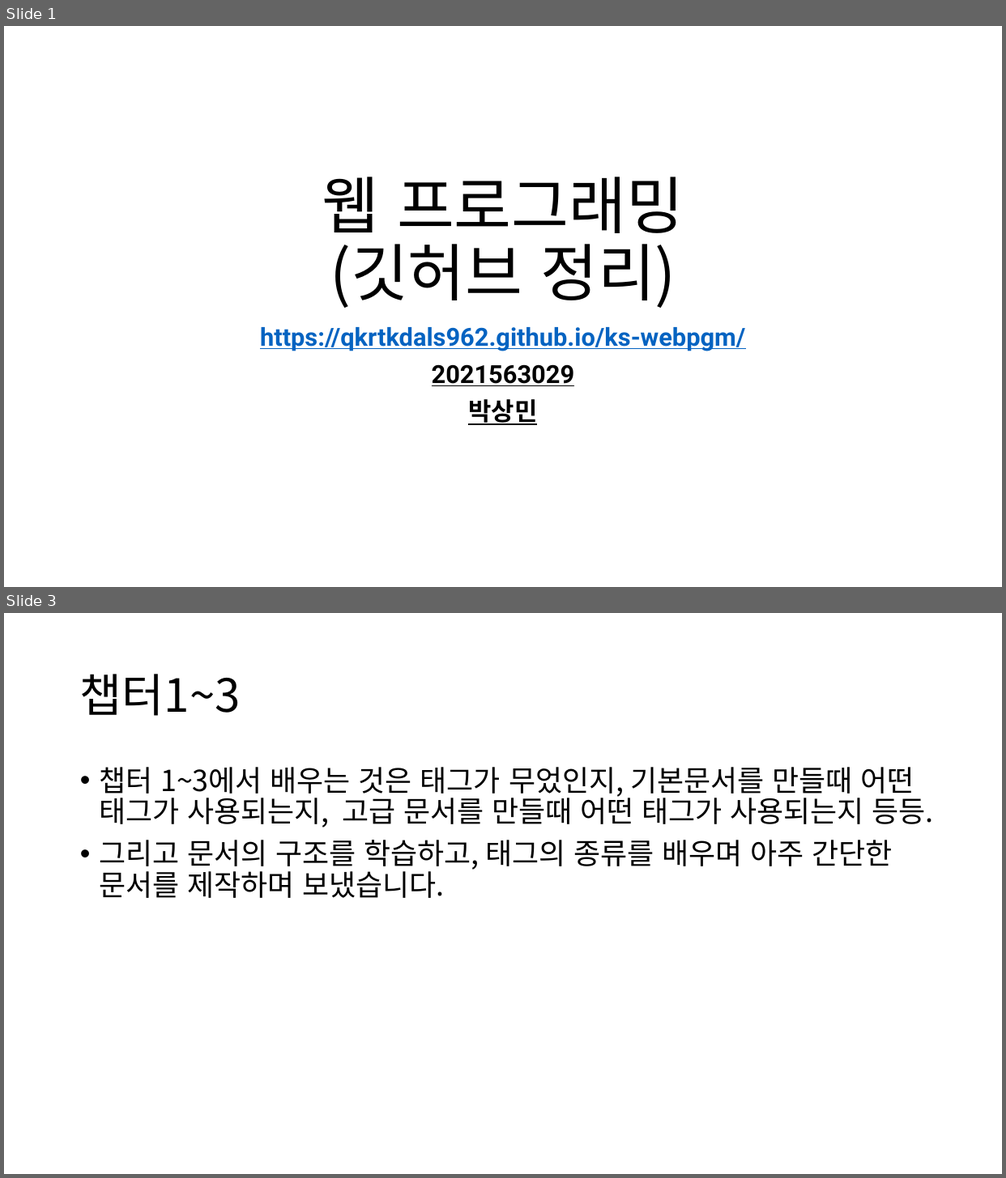
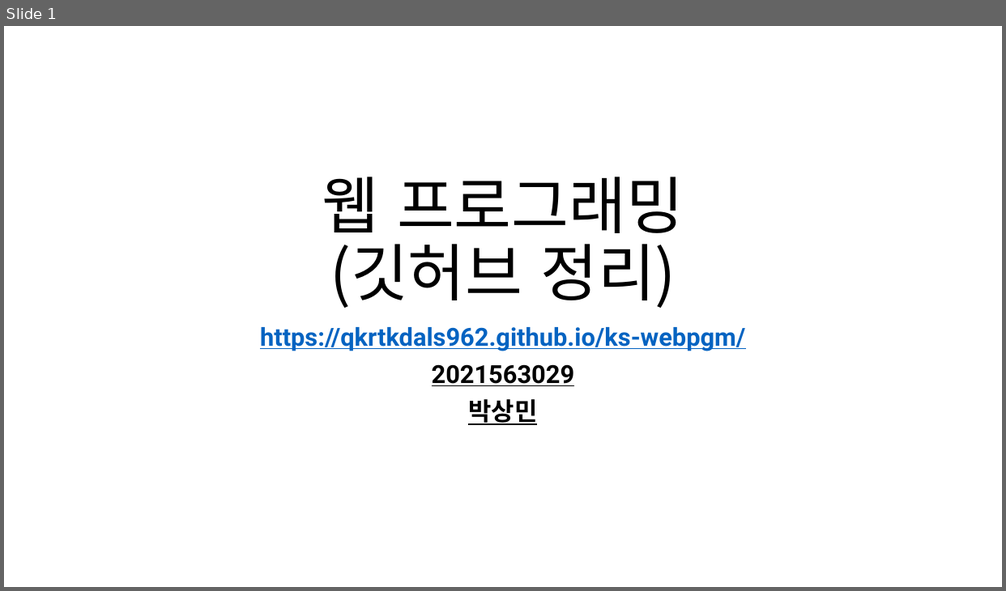
Before and after one commit to qkrtkdals962/ks-webpgm, a slide deck: 웹 프로그래밍.pptx. Shown one above the other, each under a label of ours: slides 1 and 3 before the commit, slide 1 after it; the slides between them are not shown. The pictures are 1006x1178 and 1006x591 pixels, drawn with LibreOffice and Linux fonts; fonts in the diff are those of the drawing. Boxes give left, top, right and bottom in pixels: in the first picture for what was removed or moved away, otherwise in the second. Text is boxed around its words. In the diff, an @@ line names an element or a change of style, - is before the commit and + after.

```diff
--- a/웹 프로그래밍.pptx
+++ b/웹 프로그래밍.pptx
@@ slide 3 removed at [4, 613, 1002, 1174], background #FFFFFF @@
@@ title removed at [80, 674, 241, 716] @@
-챕터1~3
@@ text removed at [99, 767, 934, 898] @@
-• 챕터 1~3에서 배우는 것은 태그가 무었인지, 기본문서를 만들때 어떤 태그가 사용되는지, 고급 문서를 만들때 어떤 태그가 사용되는지 등등.
-• 그리고 문서의 구조를 학습하고, 태그의 종류를 배우며 아주 간단한 문서를 제작하며 보냈습니다.
```
Also in this commit, not shown: 1 slide changed, 3 slides added, 6 other slides removed, 19 other files.
